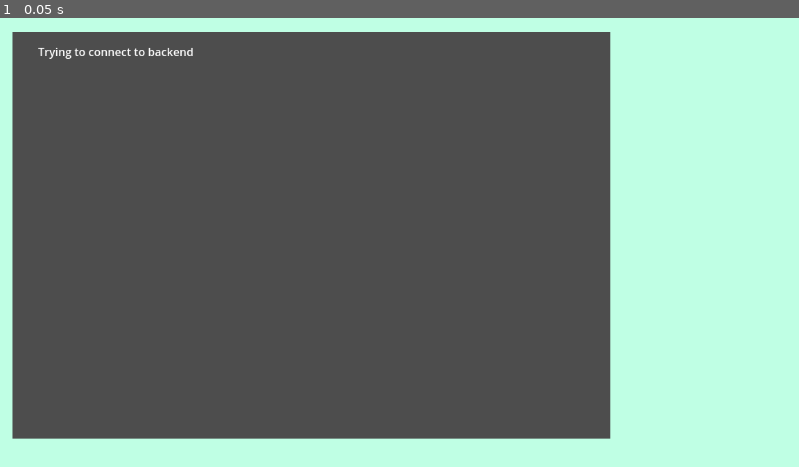
Above: before the commit, frame 1.
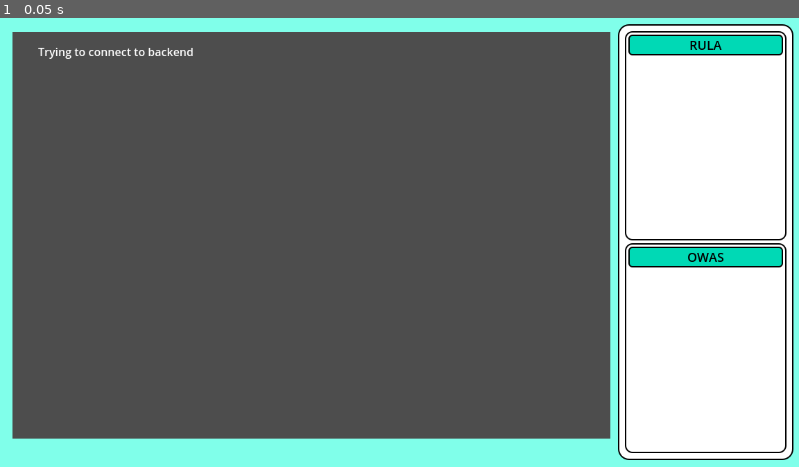
Above: after the commit, the same moment.

Repository: Leoronus/Pose-Evaluation-Project
Game: Godot game, scene res://scene.tscn
Two runs of this game, one before a commit and one after it. Both use one fixed random seed, a clock stepped at 60 frames per second and the inputs below.
Inputs:
- Up to frame 1 (0.05 s): no input

The runs differ from the first frame. In frame 1, 32% of the frame differs, in the area x 0-100%, y 0-100%.

Commit message:
UI evolved

Diff:
--- a/Godot Project/RULA label.gd
+++ /dev/null
@@ -1,15 +0,0 @@
-extends RichTextLabel
-
-
-# Called when the node enters the scene tree for the first time.
-func _ready():
-	pass # Replace with function body.
-
-
-# Called every frame. 'delta' is the elapsed time since the previous frame.
-func _process(delta):
-	pass
-
-
-func _on_websocket_interactor_rula_recieved(leftScore, rightScore):
-	text = "RULA left: " + str(leftScore) + "\nRULA right" + str(rightScore)
--- /dev/null
+++ b/Godot Project/Scripts/RULA label.gd
@@ -0,0 +1,15 @@
+extends RichTextLabel
+
+
+# Called when the node enters the scene tree for the first time.
+func _ready():
+	pass # Replace with function body.
+
+
+# Called every frame. 'delta' is the elapsed time since the previous frame.
+func _process(delta):
+	pass
+
+
+func _on_websocket_interactor_rula_recieved(leftScore, rightScore):
+	text = "RULA left: " + str(leftScore) + "\nRULA right: " + str(rightScore)
--- /dev/null
+++ b/Godot Project/mainTheme.tres
@@ -0,0 +1,54 @@
+[gd_resource type="Theme" load_steps=4 format=3 uid="uid://c182j7qiysl7o"]
+
+[sub_resource type="StyleBoxFlat" id="StyleBoxFlat_lutax"]
+bg_color = Color(0, 0.85, 0.708333, 1)
+border_width_left = 2
+border_width_top = 2
+border_width_right = 2
+border_width_bottom = 2
+border_color = Color(0, 0, 0, 1)
+corner_radius_top_left = 5
+corner_radius_top_right = 5
+corner_radius_bottom_right = 5
+corner_radius_bottom_left = 5
+
+[sub_resource type="StyleBoxFlat" id="StyleBoxFlat_cityb"]
+content_margin_left = 5.0
+content_margin_top = 5.0
+content_margin_right = 5.0
+content_margin_bottom = 5.0
+bg_color = Color(1, 1, 1, 1)
+border_width_left = 2
+border_width_top = 2
+border_width_right = 2
+border_width_bottom = 2
+border_color = Color(0, 0, 0, 1)
+corner_radius_top_left = 15
+corner_radius_top_right = 15
+corner_radius_bottom_right = 15
+corner_radius_bottom_left = 15
+
+[sub_resource type="StyleBoxFlat" id="StyleBoxFlat_wyh1d"]
+content_margin_left = 5.0
+content_margin_top = 5.0
+content_margin_right = 5.0
+content_margin_bottom = 5.0
+bg_color = Color(1, 1, 1, 1)
+border_width_left = 2
+border_width_top = 2
+border_width_right = 2
+border_width_bottom = 2
+border_color = Color(0, 0, 0, 1)
+corner_radius_top_left = 10
+corner_radius_top_right = 10
+corner_radius_bottom_right = 10
+corner_radius_bottom_left = 10
+
+[resource]
+default_base_scale = 1.0
+default_font_size = 18
+Label/colors/font_color = Color(0, 0, 0, 1)
+Label/styles/normal = SubResource("StyleBoxFlat_lutax")
+Panel/styles/panel = SubResource("StyleBoxFlat_cityb")
+PanelContainer/styles/panel = SubResource("StyleBoxFlat_wyh1d")
+RichTextLabel/colors/default_color = Color(0, 0, 0, 1)
--- a/Godot Project/scene.tscn
+++ b/Godot Project/scene.tscn
@@ -1,19 +1,27 @@
-[gd_scene load_steps=6 format=3 uid="uid://c68h4lb5tcjpj"]
+[gd_scene load_steps=7 format=3 uid="uid://c68h4lb5tcjpj"]
 
-[ext_resource type="Script" path="res://visualizationManager.gd" id="1_vje5x"]
-[ext_resource type="Script" path="res://WebsocketInteractor.gd" id="2_flf4g"]
-[ext_resource type="Script" path="res://PythonScriptHandler.gd" id="3_mxv28"]
-[ext_resource type="Script" path="res://RULA label.gd" id="4_ioyu8"]
-[ext_resource type="Script" path="res://OWAS label.gd" id="5_hplph"]
+[ext_resource type="Script" path="res://Scripts/visualizationManager.gd" id="1_vje5x"]
+[ext_resource type="Script" path="res://Scripts/WebsocketInteractor.gd" id="2_flf4g"]
+[ext_resource type="Script" path="res://Scripts/PythonScriptHandler.gd" id="3_mxv28"]
+[ext_resource type="Theme" uid="uid://c182j7qiysl7o" path="res://mainTheme.tres" id="4_a3r1g"]
+[ext_resource type="Script" path="res://Scripts/RULA label.gd" id="4_ioyu8"]
+[ext_resource type="Script" path="res://Scripts/OWAS label.gd" id="5_hplph"]
 
 [node name="Node3D" type="Node3D"]
 
 [node name="visualizationManager" type="Node3D" parent="."]
 script = ExtResource("1_vje5x")
 
-[node name="CanvasLayer" type="CanvasLayer" parent="."]
+[node name="Control" type="Control" parent="."]
+layout_mode = 3
+anchors_preset = 0
+offset_right = 40.0
+offset_bottom = 40.0
+theme = ExtResource("4_a3r1g")
 
-[node name="WebsocketInteractor" type="RichTextLabel" parent="CanvasLayer"]
+[node name="CanvasLayer" type="CanvasLayer" parent="Control"]
+
+[node name="WebsocketInteractor" type="RichTextLabel" parent="Control/CanvasLayer"]
 z_index = 1
 offset_left = 55.0
 offset_top = 37.0
@@ -21,7 +29,7 @@
 offset_bottom = 336.0
 script = ExtResource("2_flf4g")
 
-[node name="PythonScriptHandler" type="RichTextLabel" parent="CanvasLayer"]
+[node name="PythonScriptHandler" type="RichTextLabel" parent="Control/CanvasLayer"]
 anchors_preset = 8
 anchor_left = 0.5
 anchor_top = 0.5
@@ -37,15 +45,15 @@
 theme_override_font_sizes/normal_font_size = 40
 script = ExtResource("3_mxv28")
 
-[node name="background" type="ColorRect" parent="CanvasLayer"]
+[node name="background" type="ColorRect" parent="Control/CanvasLayer"]
 anchors_preset = 15
 anchor_right = 1.0
 anchor_bottom = 1.0
 grow_horizontal = 2
 grow_vertical = 2
-color = Color(0.74902, 1, 0.894118, 1)
+color = Color(0.5, 1, 0.916667, 1)
 
-[node name="SubViewportContainer" type="SubViewportContainer" parent="CanvasLayer"]
+[node name="SubViewportContainer" type="SubViewportContainer" parent="Control/CanvasLayer"]
 anchors_preset = 15
 anchor_right = 1.0
 anchor_bottom = 1.0
@@ -55,32 +63,85 @@
 offset_bottom = -21.0
 grow_horizontal = 2
 grow_vertical = 2
+theme = ExtResource("4_a3r1g")
 
-[node name="SubViewport" type="SubViewport" parent="CanvasLayer/SubViewportContainer"]
+[node name="SubViewport" type="SubViewport" parent="Control/CanvasLayer/SubViewportContainer"]
 handle_input_locally = false
 size = Vector2i(862, 587)
 render_target_update_mode = 4
 
-[node name="Camera3D" type="Camera3D" parent="CanvasLayer/SubViewportContainer/SubViewport"]
+[node name="Camera3D" type="Camera3D" parent="Control/CanvasLayer/SubViewportContainer/SubViewport"]
 transform = Transform3D(1, 0, 0, 0, 0.999191, 0.040219, 0, -0.040219, 0.999191, 0, 0.220885, 3.38903)
 current = true
 fov = 40.0
 
-[node name="RULA" type="RichTextLabel" parent="CanvasLayer"]
-offset_left = 688.0
-offset_top = 324.0
-offset_right = 875.0
-offset_bottom = 454.0
+[node name="Panel" type="Panel" parent="Control/CanvasLayer"]
+anchors_preset = -1
+anchor_left = 0.773
+anchor_right = 0.993
+anchor_bottom = 0.985
+offset_left = 0.503906
+offset_top = 9.0
+offset_right = 0.0639648
+offset_bottom = -0.280029
+theme = ExtResource("4_a3r1g")
+
+[node name="VBoxContainer" type="VBoxContainer" parent="Control/CanvasLayer/Panel"]
+clip_contents = true
+custom_minimum_size = Vector2(10, 10)
+layout_mode = 1
+anchors_preset = -1
+anchor_right = 1.0
+anchor_bottom = 1.0
+offset_left = 10.0
+offset_top = 10.0
+offset_right = -10.0
+offset_bottom = -10.0
+grow_horizontal = 0
+grow_vertical = 2
+theme = ExtResource("4_a3r1g")
+
+[node name="PanelContainer" type="PanelContainer" parent="Control/CanvasLayer/Panel/VBoxContainer"]
+layout_mode = 2
+size_flags_vertical = 3
+theme = ExtResource("4_a3r1g")
+
+[node name="VBoxContainer" type="VBoxContainer" parent="Control/CanvasLayer/Panel/VBoxContainer/PanelContainer"]
+layout_mode = 2
+
+[node name="Label" type="Label" parent="Control/CanvasLayer/Panel/VBoxContainer/PanelContainer/VBoxContainer"]
+layout_mode = 2
+theme = ExtResource("4_a3r1g")
+text = "RULA"
+horizontal_alignment = 1
+vertical_alignment = 1
+
+[node name="RULA text" type="RichTextLabel" parent="Control/CanvasLayer/Panel/VBoxContainer/PanelContainer/VBoxContainer"]
+layout_mode = 2
+size_flags_vertical = 3
 script = ExtResource("4_ioyu8")
 
-[node name="OWAS" type="RichTextLabel" parent="CanvasLayer"]
-offset_left = 691.0
-offset_top = 446.0
-offset_right = 874.0
-offset_bottom = 575.0
+[node name="PanelContainer2" type="PanelContainer" parent="Control/CanvasLayer/Panel/VBoxContainer"]
+layout_mode = 2
+size_flags_vertical = 3
+theme = ExtResource("4_a3r1g")
+
+[node name="VBoxContainer" type="VBoxContainer" parent="Control/CanvasLayer/Panel/VBoxContainer/PanelContainer2"]
+layout_mode = 2
+
+[node name="Label" type="Label" parent="Control/CanvasLayer/Panel/VBoxContainer/PanelContainer2/VBoxContainer"]
+layout_mode = 2
+theme = ExtResource("4_a3r1g")
+text = "OWAS"
+horizontal_alignment = 1
+vertical_alignment = 1
+
+[node name="OWAS text" type="RichTextLabel" parent="Control/CanvasLayer/Panel/VBoxContainer/PanelContainer2/VBoxContainer"]
+layout_mode = 2
+size_flags_vertical = 3
 script = ExtResource("5_hplph")
 
-[connection signal="BodyReceived" from="CanvasLayer/WebsocketInteractor" to="visualizationManager" method="_on_websocket_interactor_body_received"]
-[connection signal="OwasReceived" from="CanvasLayer/WebsocketInteractor" to="CanvasLayer/OWAS" method="_on_websocket_interactor_owas_received"]
-[connection signal="RulaRecieved" from="CanvasLayer/WebsocketInteractor" to="CanvasLayer/RULA" method="_on_websocket_interactor_rula_recieved"]
-[connection signal="tree_exiting" from="CanvasLayer/PythonScriptHandler" to="CanvasLayer/PythonScriptHandler" method="_on_tree_exiting"]
+[connection signal="BodyReceived" from="Control/CanvasLayer/WebsocketInteractor" to="visualizationManager" method="_on_websocket_interactor_body_received"]
+[connection signal="OwasReceived" from="Control/CanvasLayer/WebsocketInteractor" to="Control/CanvasLayer/Panel/VBoxContainer/PanelContainer2/VBoxContainer/OWAS text" method="_on_websocket_interactor_owas_received"]
+[connection signal="RulaRecieved" from="Control/CanvasLayer/WebsocketInteractor" to="Control/CanvasLayer/Panel/VBoxContainer/PanelContainer/VBoxContainer/RULA text" method="_on_websocket_interactor_rula_recieved"]
+[connection signal="tree_exiting" from="Control/CanvasLayer/PythonScriptHandler" to="Control/CanvasLayer/PythonScriptHandler" method="_on_tree_exiting"]
Renamed: Godot Project/OWAS label.gd -> Godot Project/Scripts/OWAS label.gd
Renamed: Godot Project/PythonScriptHandler.gd -> Godot Project/Scripts/PythonScriptHandler.gd
Renamed: Godot Project/WebsocketInteractor.gd -> Godot Project/Scripts/WebsocketInteractor.gd
Renamed: Godot Project/visualizationManager.gd -> Godot Project/Scripts/visualizationManager.gd
Not shown, changed: Godot Project/export_presets.cfg
Not shown, added: 0.3 demo.mp4
Not shown, changed: Godot Project/PoseEval 0.1.exe
Not shown, removed: Godot Project/PoseEval 0.1.pck
Not shown, added: Godot Project/old builds/PoseEval 0.1.exe
Not shown, added: Godot Project/old builds/PoseEval 0.1.pck
Not shown, added: Godot Project/old builds/PoseEval 0.2.exe
Not shown, added: Godot Project/old builds/PoseEval 0.2.pck
(and 4 more such lines)
